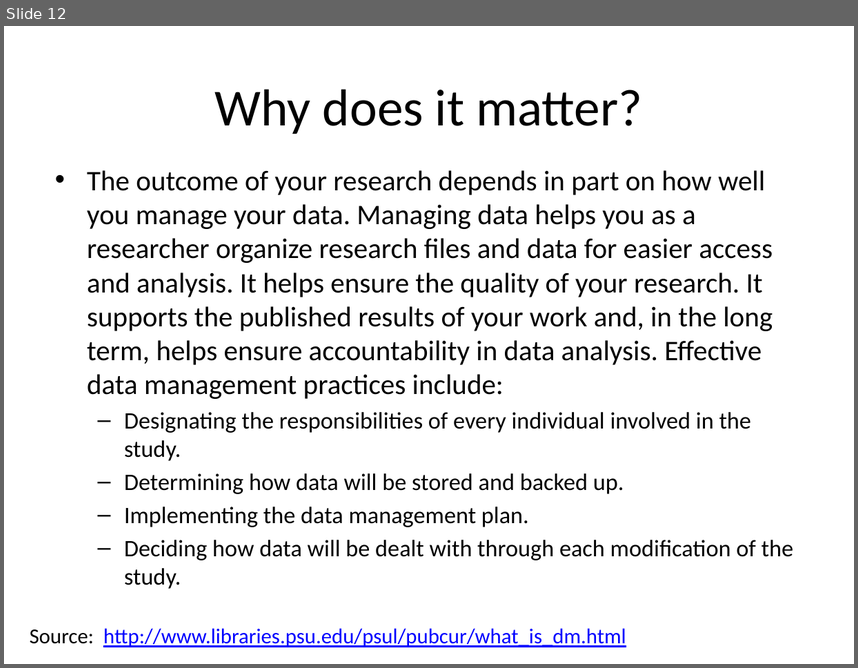
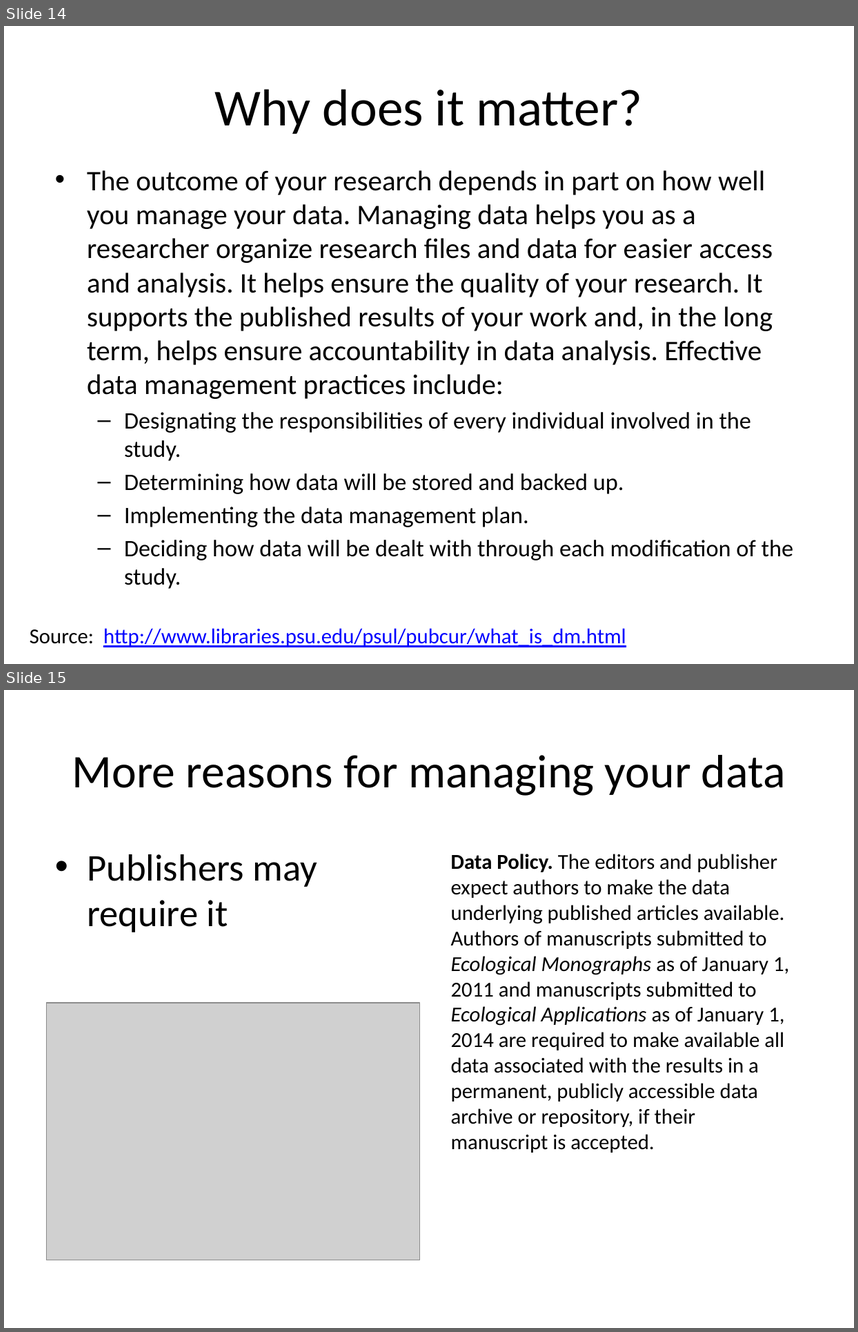
Before and after one commit to NCEAS/oss-2014, a slide deck: day-03/DataMgmnt_v0.pptx. Shown one above the other, each under a label of ours: slide 12 before the commit, slides 14 and 15 after it. The pictures are 858x668 and 858x1332 pixels, drawn with LibreOffice and Linux fonts; fonts in the diff are those of the drawing; grey boxes stand for pictures. Boxes give left, top, right and bottom in pixels: in the first picture for what was removed or moved away, otherwise in the second. Text is boxed around its words. In the diff, an @@ line names an element or a change of style, - is before the commit and + after.

```diff
--- a/day-03/DataMgmnt_v0.pptx
+++ b/day-03/DataMgmnt_v0.pptx
@@ slide 15 added at <box>4,690,854,1328</box>, background #FFFFFF @@
@@ title added at <box>72,755,786,796</box>, 39.6 pt, text #000000 @@
+More reasons for managing your data
@@ text added at <box>87,854,317,932</box>, 32 pt, text #000000 @@
+• Publishers may require it
@@ text added at <box>451,854,789,1152</box>, 18 pt, text #000000 @@
+Data Policy. The editors and publisher expect authors to make the data underlying published articles available. Authors of manuscripts submitted to Ecological Monographs as of January 1, 2011 and manuscripts submitted to Ecological Applications as of January 1, 2014 are required to make available all data associated with the results in a permanent, publicly accessible data archive or repository, if their manuscript is accepted.
@@ picture added at <box>47,1003,419,1259</box> @@
@@ what was slide 12 is now slide 14 @@
```
Also in this commit, not shown: 10 slides changed, 7 other slides added, 1 slide removed.
